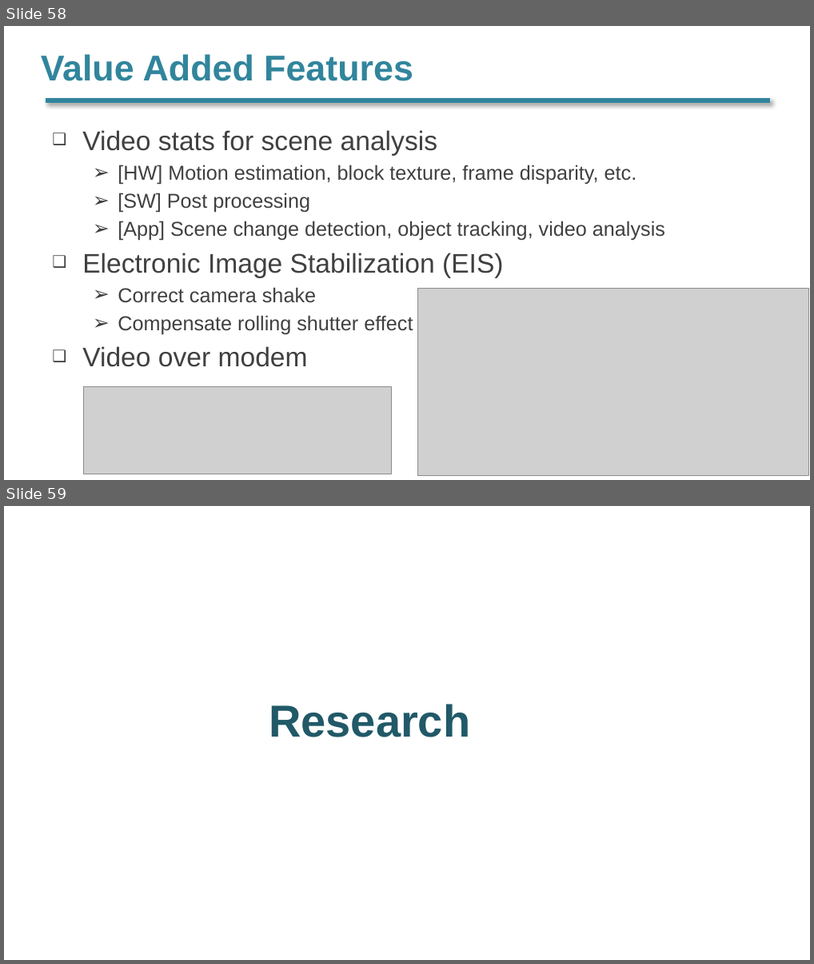
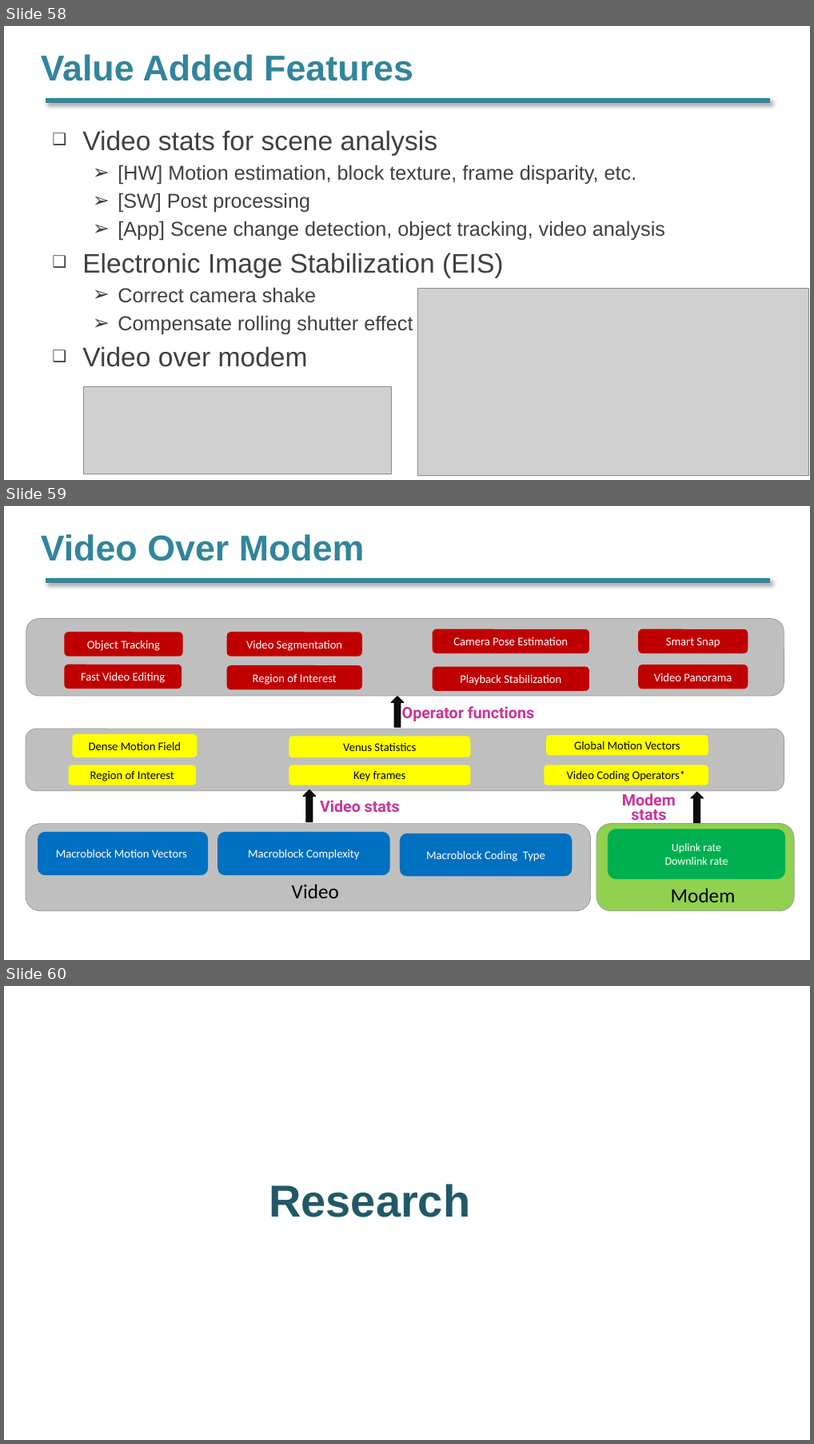
Before and after one commit to kexu/Doc, a slide deck: Video.pptx. Shown one above the other, each under a label of ours: slides 58 and 59 before the commit, slides 58, 59 and 60 after it. The pictures are 814x964 and 814x1444 pixels, drawn with LibreOffice and Linux fonts; fonts in the diff are those of the drawing; grey boxes stand for pictures. Boxes give left, top, right and bottom in pixels: in the first picture for what was removed or moved away, otherwise in the second. Text is boxed around its words. In the diff, an @@ line names an element or a change of style, - is before the commit and + after.

```diff
--- a/Video.pptx
+++ b/Video.pptx
@@ slide 59 added at box(4, 506, 810, 960), background #FFFFFF; not listed: 1 template element that a slide beside it also shows @@
@@ title added at box(41, 534, 365, 561), 32 pt, text #31859C, bold @@
+Video Over Modem
@@ text added at box(402, 706, 534, 721), 14 pt, text #CC3399, bold @@
+Operator functions
@@ group added at box(26, 619, 785, 911): 20 rounded rectangles, 3 up arrows, 3 texts @@
+Key frames
+Region of Interest
+Video Coding Operators*
+Global Motion Vectors
+Region of Interest
+Video Panorama
+Playback Stabilization
+Macroblock Motion Vectors
+Macroblock Complexity
+Macroblock Coding Type
+Venus Statistics
+Fast Video Editing
+Object Tracking
+Smart Snap
+Video Segmentation
+Camera Pose Estimation
+Dense Motion Field
+Video
+Video stats
+Modem stats
@@ rounded rectangle added at box(597, 823, 794, 910), fill #92D050, outline #979797 0.5 pt @@
@@ rounded rectangle added at box(608, 828, 786, 879), fill #00B050, 10 pt, text #FFFFFF @@
+Uplink rate
+Downlink rate
@@ text added at box(671, 888, 736, 902), 18 pt, text #000000 @@
+Modem
@@ what was slide 59 is now slide 60 @@
```
Also in this commit, not shown: 1 slide changed, 2 other slides added, 1 other file.
